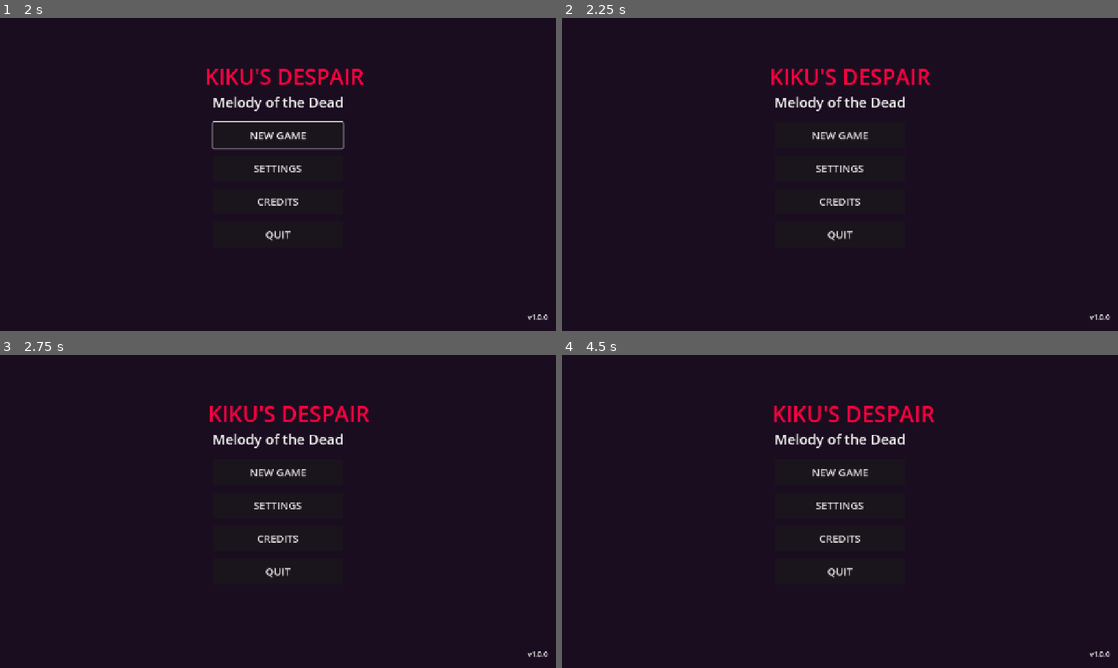
Above: before the commit, frames 1-4 (two rows, left to right).
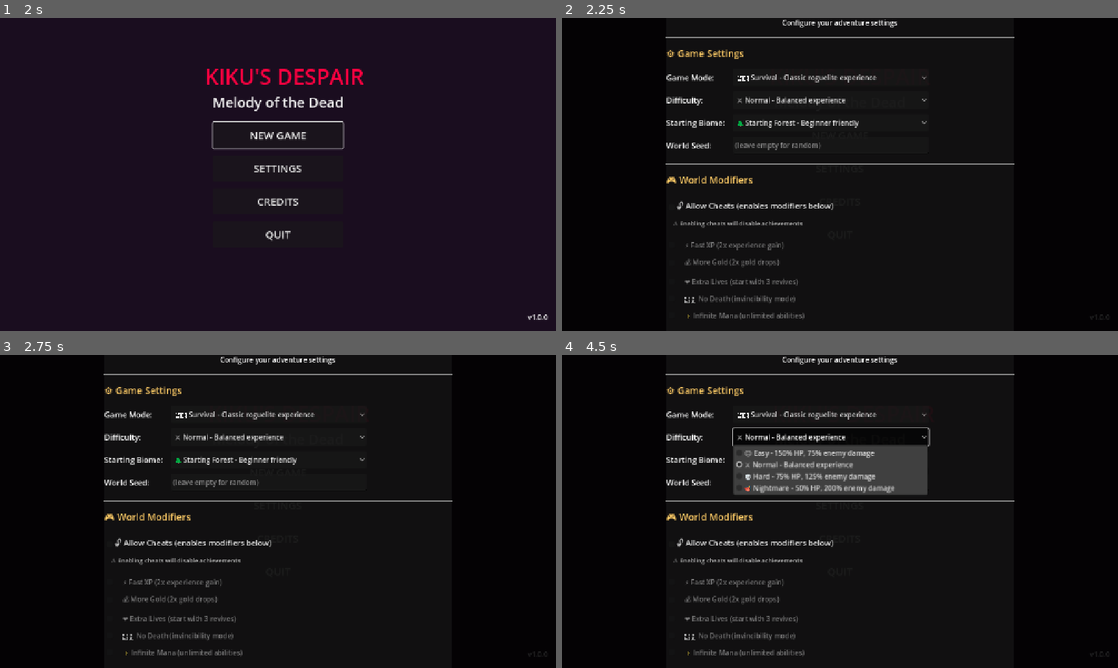
Above: after the commit, the same moments.

Repository: HoangAnhWilliam/Rescue-the-idol-godot
Game: Godot game, scene res://scenes/ui/main_menu.tscn
The game is run twice, just before and just after one commit, with the same random seed, the same clock (stepped at 60 frames per second) and the same inputs. Sound files missing from this copy of the repository are replaced by a short silence.
Inputs (mouse positions are in pixels of both pictures, inside the frame that each line leads up to):
- Up to frame 1 (2 s): click "NEW GAME" at 0.5 s; click "NEW GAME" at 1.25 s
- Up to frame 2 (2.25 s): click "SLOT 1 [EMPTY]" at 2 s
- Up to frame 3 (2.75 s): no input
- Up to frame 4 (4.5 s): click (828, 414) at 2.75 s, where only the run after the commit has a clickable "🗡️ Survival - Classic rogueli…"; click (828, 414) at 3.5 s, where only the run after the commit has a clickable "🗡️ Survival - Classic rogueli…"; click (828, 436) at 4.25 s, where only the run after the commit has a clickable "⚔️ Normal - Balanced experien…"

Frame 1 is identical in both runs. In frame 2, 43% of the frame differs, in the area x 0-100%, y 0-100%; in frame 3, 43%; in frame 4, 48%.
Error before the commit: Parse Error: Identifier "z_index" not declared in the current scope. (res://scripts/ui/world_creation_settings.gd:39)

Commit message:
fix: Remove invalid z_index property from CanvasLayer
CanvasLayer doesn't have a z_index property - only CanvasItem nodes do.
For CanvasLayer, use the 'layer' property instead.

Fixed errors:
- Line 39: Removed z_index = 200 from _ready()
- Line 136: Removed z_index = 200 from edit_world()
- Line 140: Removed z_index debug print

This fixes the compile errors:
'Identifier z_index not declared in the current scope'

Diff:
--- a/scripts/ui/world_creation_settings.gd
+++ b/scripts/ui/world_creation_settings.gd
@@ -36,7 +36,6 @@
 	# BUG FIX: Set high priority for visibility
 	if self is CanvasLayer:
 		layer = 10
-	z_index = 200
 
 	# Populate dropdowns
 	setup_game_modes()
@@ -130,14 +129,12 @@
 	visible = true
 	show()
 
-	# Set high z-index to appear above other UI
+	# Set high layer to appear above other UI
 	if self is CanvasLayer:
 		layer = 10
-	z_index = 200
 
 	# Debug visibility
 	print("🔍 Dialog visible:", visible)
-	print("🔍 Dialog z_index:", z_index)
 	if self is CanvasLayer:
 		print("🔍 Dialog layer:", layer)
 
